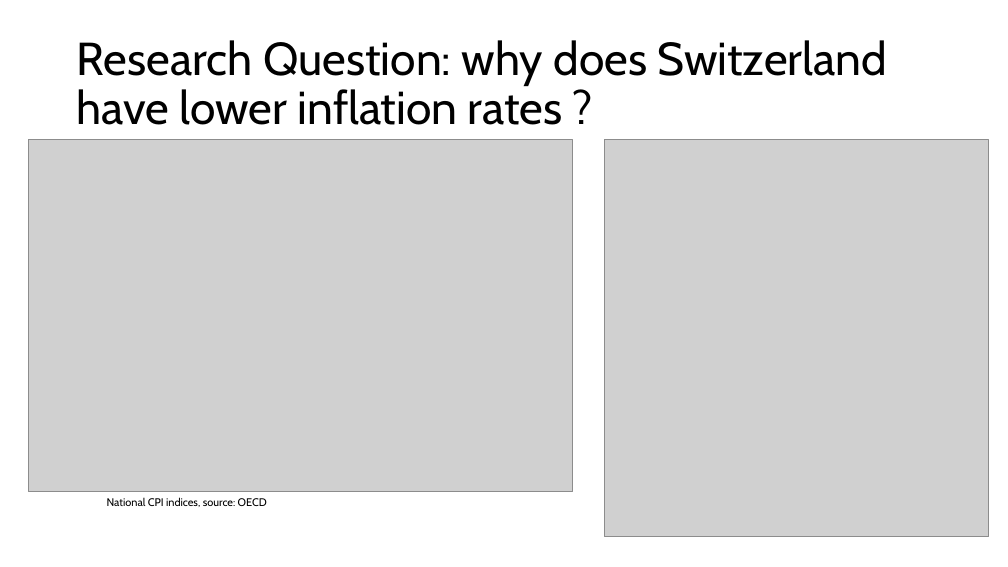
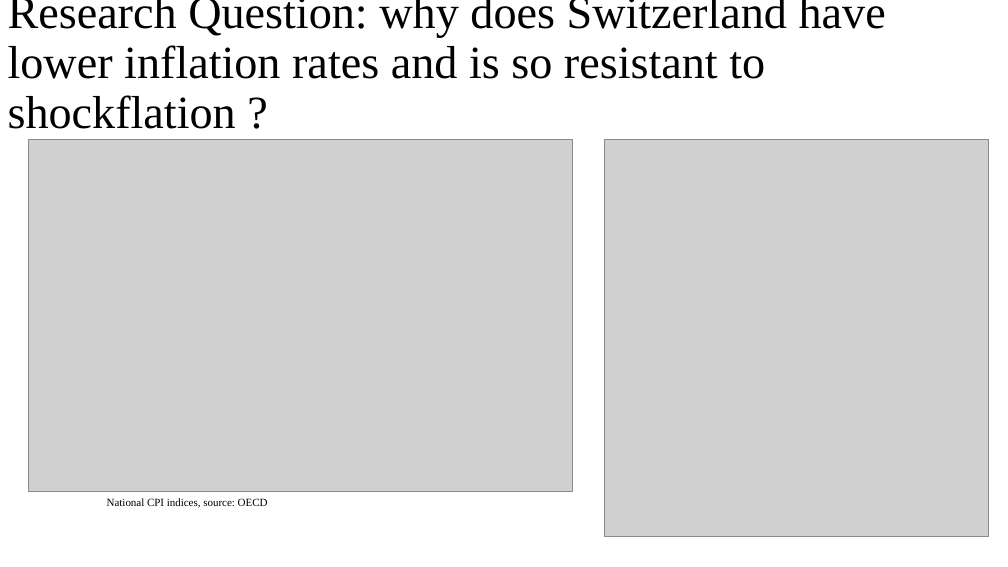
Before and after one commit to Jeylal/celalguney, a slide deck: slide 2 of posts/inflation suisse/presentation_eaepe.pptx. Drawn at 1008x567 pixels with LibreOffice and Linux fonts; fonts in the diff are those of the drawing; grey boxes stand for pictures. Boxes give left, top, right and bottom in pixels: in the first picture for what was removed or moved away, otherwise in the second. Text is boxed around its words. In the diff, an @@ line names an element or a change of style, - is before the commit and + after.

```diff
--- a/posts/inflation suisse/presentation_eaepe.pptx
+++ b/posts/inflation suisse/presentation_eaepe.pptx
@@ title at (8,0,886,129): text changed; font Cabin to Times New Roman @@
-Research Question: why does Switzerland have lower inflation rates ?
+Research Question: why does Switzerland have lower inflation rates and is so resistant to shockflation ?
@@ text "National CPI indices, source: OECD" at (107,498,268,508): font Cabin to Times New Roman @@
```
Also in this commit, not shown: 11 other slides changed, 5 other files.
